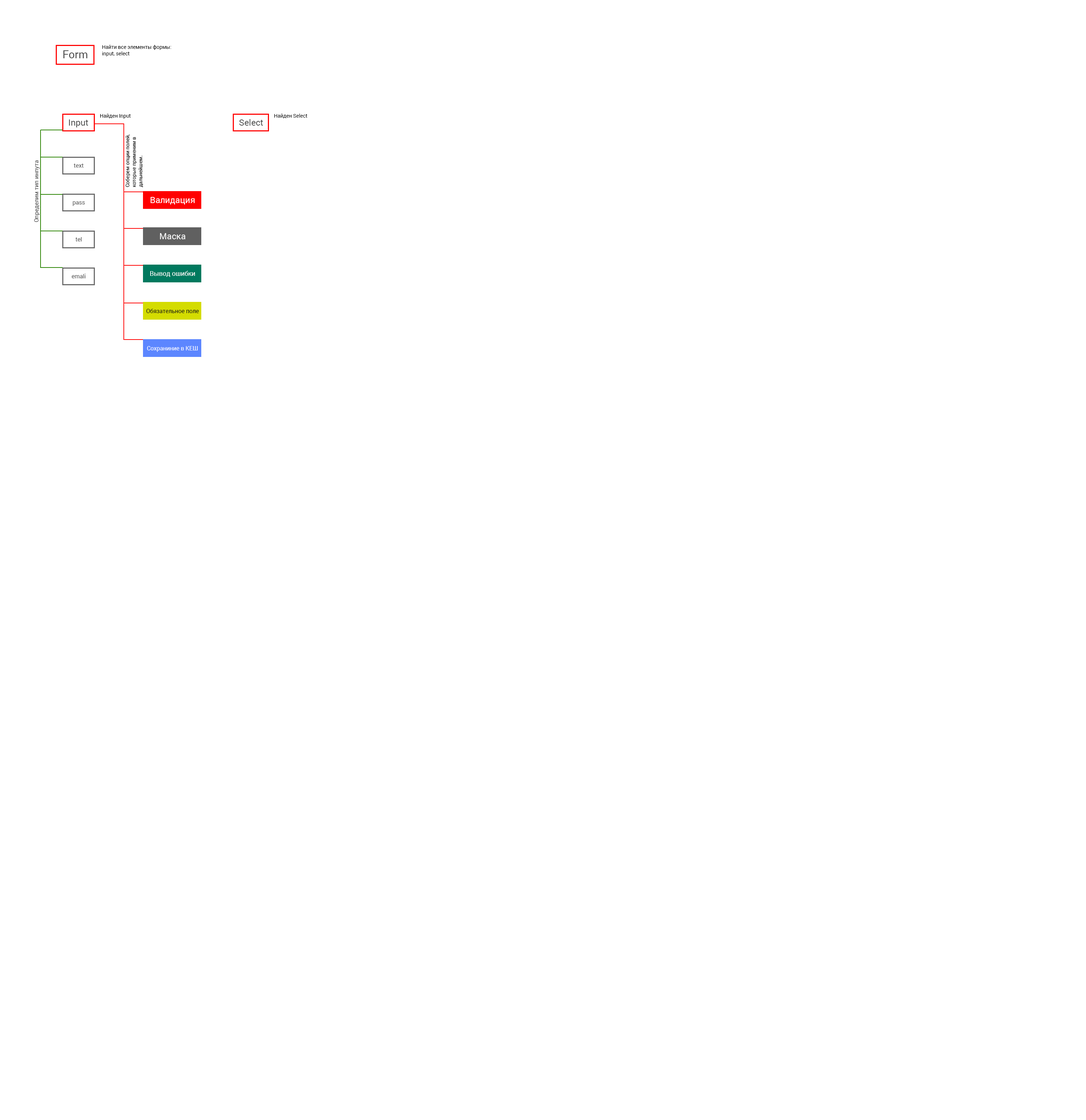
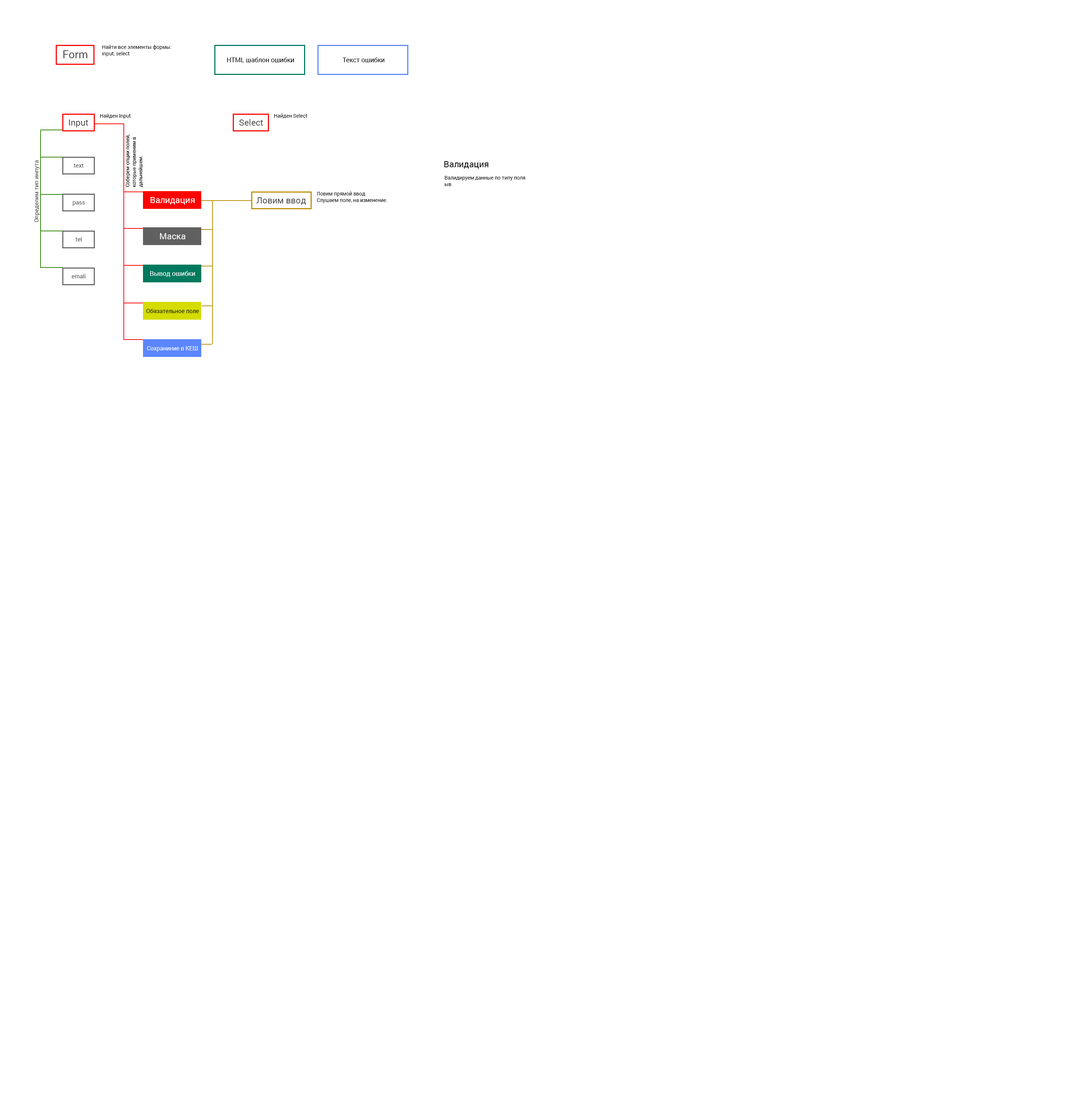
Before/after of a 1086 x 1120 layered artwork. What changed in the layer stack:
added group "Текст ошибки" (1st of 2) with 3 layers above "HTML шаблон ошибки" over [317,44,409,75]
added layer "Текст ошибки" (2nd of 2, in "Текст ошибки") in group "Текст ошибки" over [342,57,385,63]
added layer "Прямоугольник 2" (7th of 14, in "Текст ошибки") in group "Текст ошибки" over [317,44,409,75]
added group "HTML шаблон ошибки" (1st of 2) with 3 layers above "принимаем опции" over [214,44,306,75]
added layer "HTML шаблон ошибки" (2nd of 2, in "HTML шаблон ошибки") in group "HTML шаблон ошибки" over [226,57,294,63]
added layer "Прямоугольник 2" (8th of 14, in "HTML шаблон ошибки") in group "HTML шаблон ошибки" over [214,44,306,75]
moved "Маска" (1st of 2, in "принимаем опции") into group "принимаем опции" over [201,227,213,245]
moved "вывод ошибки" into group "принимаем опции" over [142,264,213,283]
moved "Обязательное поле" (1st of 2, in "принимаем опции") into group "принимаем опции" over [201,301,213,320]
moved "Сохраниние в КЕШ" (1st of 2, in "принимаем опции") into group "принимаем опции" over [201,339,213,345]
added layer "Валидация" (1st of 2, in "принимаем опции") in group "принимаем опции" over [444,161,489,169]
added group "Ловим ввод" (1st of 2) with 10 layers above "Фон" over [201,175,526,345]
added layer "Валидируем данные по типу поля ыв" in group "Ловим ввод" over [444,175,526,187]
added layer "Ловим прямой ввод. Слушаем поле, на изменение." in group "Ловим ввод" over [316,191,388,204]
added layer "Фигура 15" in group "Ловим ввод" over [201,265,213,267]
added layer "Фигура 12" in group "Ловим ввод" over [212,200,213,344]
added layer "Фигура 11" in group "Ловим ввод" over [201,200,252,201]
added layer "Ловим ввод" (2nd of 2, in "Ловим ввод") in group "Ловим ввод" over [256,197,306,205]
added layer "Прямоугольник 2" (14th of 14, in "Ловим ввод") in group "Ловим ввод" over [251,191,312,210]
…and 2 more changes (2 added)
